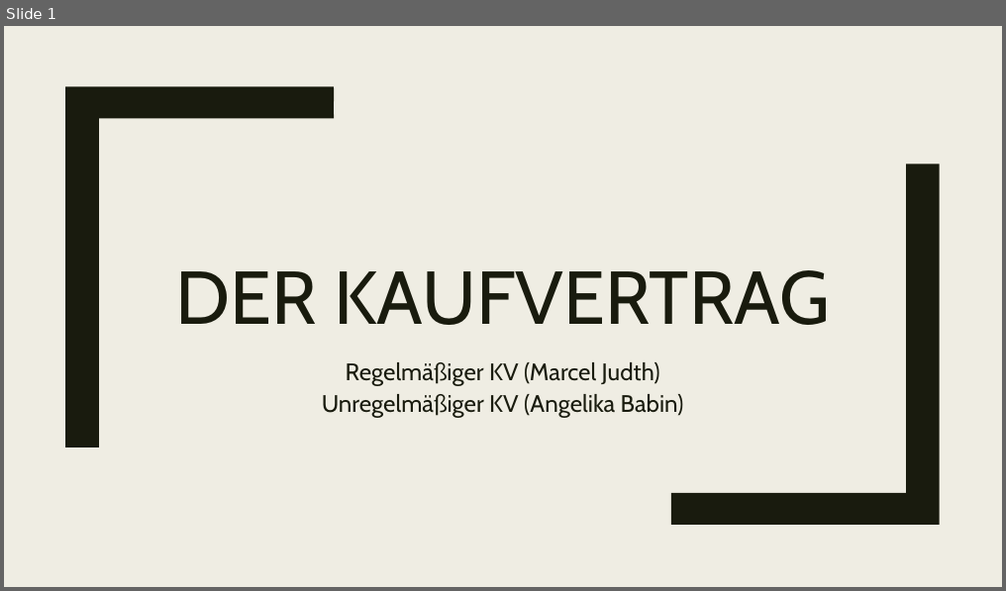
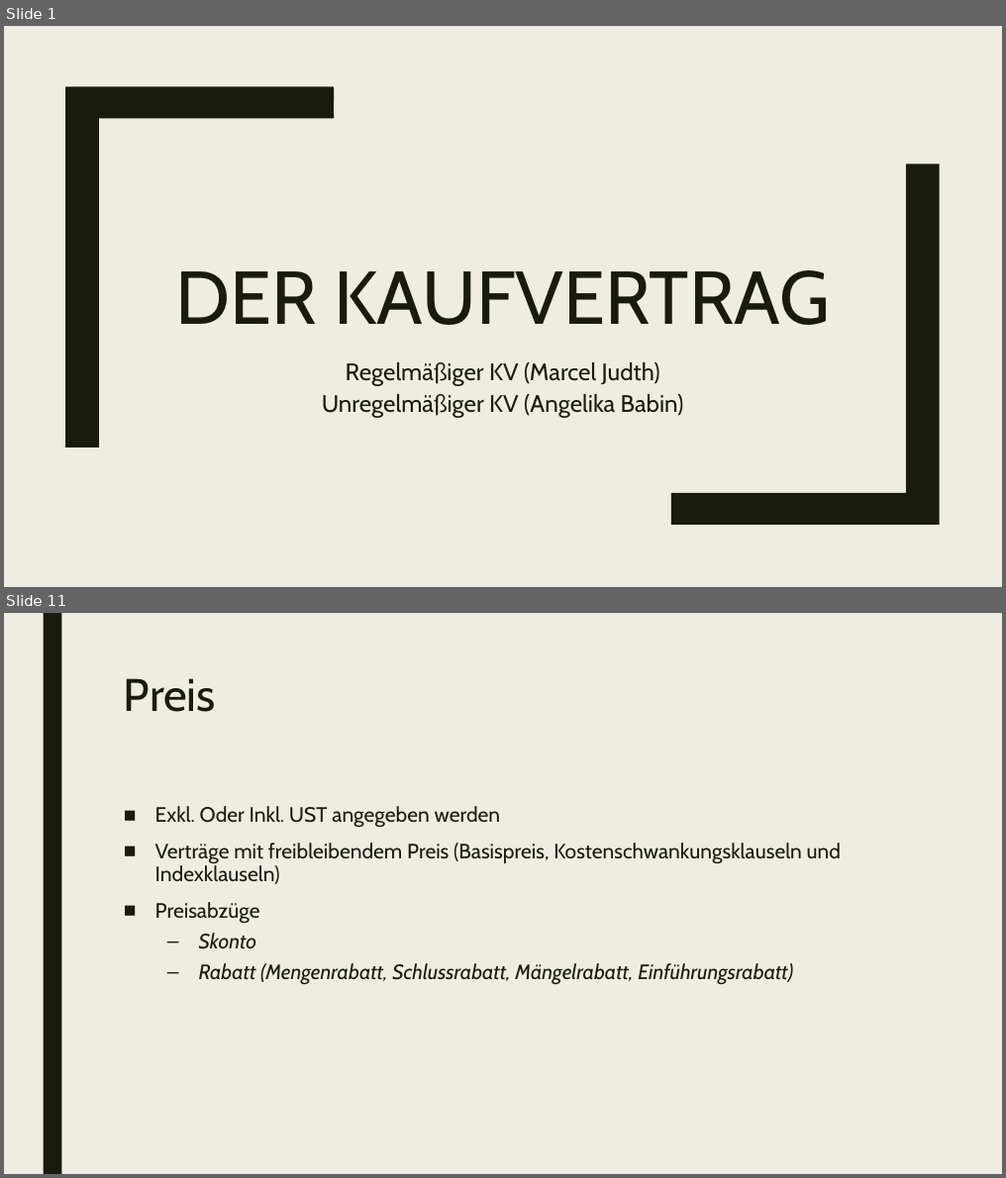
Before and after one commit to Judth34/Schule, a slide deck: 5.AHIFS/BWM2/Kaufvertrag_Referat.pptx. Shown one above the other, each under a label of ours: slide 1 before the commit, slides 1 and 11 after it; the slides between them are not shown. The pictures are 1006x591 and 1006x1178 pixels, drawn with LibreOffice and Linux fonts; fonts in the diff are those of the drawing. Boxes give left, top, right and bottom in pixels: in the first picture for what was removed or moved away, otherwise in the second. Text is boxed around its words. In the diff, an @@ line names an element or a change of style, - is before the commit and + after.

```diff
--- a/5.AHIFS/BWM2/Kaufvertrag_Referat.pptx
+++ b/5.AHIFS/BWM2/Kaufvertrag_Referat.pptx
@@ slide 11 added at (x1=4, y1=613, x2=1002, y2=1174), background #EFEDE3 @@
@@ rectangle added at (x1=43, y1=613, x2=61, y2=1174), fill #191B0E @@
@@ title added at (x1=124, y1=678, x2=216, y2=712), 44 pt, text #191B0E @@
+Preis
@@ text added at (x1=155, y1=806, x2=841, y2=985), 20 pt, text #191B0E @@
+■ Exkl. Oder Inkl. UST angegeben werden
+■ Verträge mit freibleibendem Preis (Basispreis, Kostenschwankungsklauseln und Indexklauseln)
+■ Preisabzüge
+  – Skonto
+  – Rabatt (Mengenrabatt, Schlussrabatt, Mängelrabatt, Einführungsrabatt)
```
Also in this commit, not shown: 19 other slides added, 2 slides removed, 8 other files.
